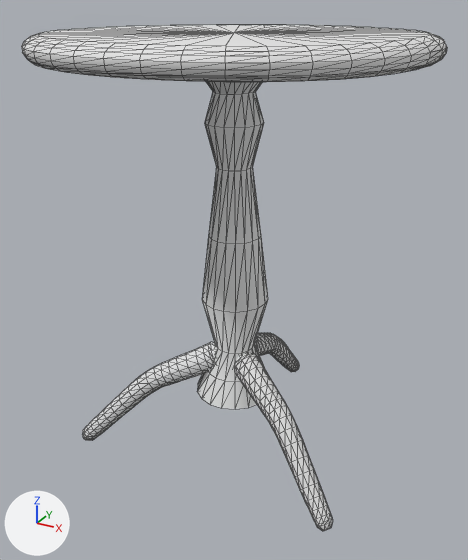
The glTF model assets/models/furniture/table_wine.glb, before and after one commit.
Before and after are seen from a 50 mm lens placed at (0.426, -0.775, 0.675), pointed at (0.006, -0.011, 0.292). The axes (+X, +Y, +Z) are drawn at lower left. The lights are the same throughout. The first picture is the older version. Mesh edges are drawn as thin lines. Vertices at exactly the same position are counted once.

In view in the first picture: 'wood'.
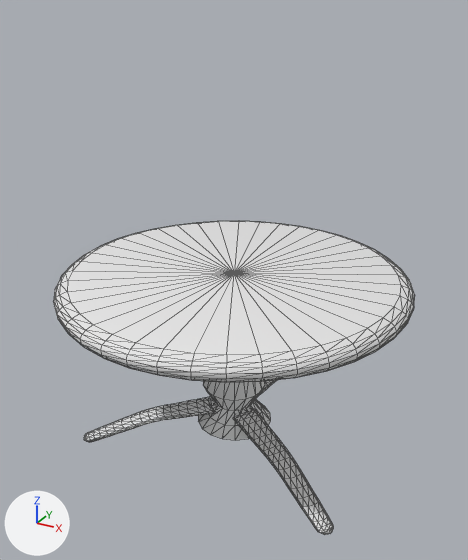
Edits to the scene script, one JSON object a line:
```json
{"block": "me_platte_001", "where": "# used by ob_wood; location = (0.0, 0.0, 0.0)"}
{"op": "remove", "block": "me_platte_001", "code": "me_platte_001.from_pydata(...)  # 1226 vertices, 2432 faces; spans x -0.259..0.262, y -0.262..0.26, z 0.002..0.633"}
{"op": "add", "block": "me_platte_001", "code": "me_platte_001.from_pydata(...)  # 1226 vertices, 2432 faces; spans x -0.259..0.26, y -0.262..0.259, z 0.001..0.3"}
{"block": "me_platte_001", "change": "me_platte_001 part 1: the loose piece of 402 vertices spanning x -0.259..0.262, y -0.262..0.26, z 0.599..0.633 is multiplied about its middle by the matrix ((0.998, 0.0, 0.003), (-0.001, 0.998, 0.004), (-0.002, 0.0, 0.99)), then moved by (-0.001, 0.0, -0.332)"}
{"block": "me_platte_001", "change": "me_platte_001 part 2: the loose piece of 220 vertices spanning x -0.02..0.022, y 0.013..0.25, z 0.002..0.18 is scaled about the mesh origin by (1, 1, 0.416)"}
{"block": "me_platte_001", "change": "me_platte_001 part 3: the loose piece of 220 vertices spanning x -0.217..-0.007, y -0.132..0.005, z 0.002..0.18 is scaled about its middle by (0.99, 0.991, 0.42), then moved by (0.0, 0.0, -0.052)"}
{"block": "me_platte_001", "change": "me_platte_001 part 4: the loose piece of 220 vertices spanning x 0.01..0.217, y -0.131..0.005, z 0.003..0.18 is scaled about the mesh origin by (1.01, 1, 0.423)"}
{"block": "me_platte_001", "change": "me_platte_001 part 5: 164 of 1226 vertices moved; they spanned x -0.059..0.06, y -0.06..0.059, z 0.099..0.599 and now span x -0.06..0.061, y -0.059..0.059, z 0.042..0.267; mean shift (-0.001, 0.0, -0.202); largest move (0.001, -0.002, 0.599) -> (0.0, -0.001, 0.267)"}
```

Where the change shows, as pixel boxes (x1, y1, x2, y2) in the pictures (468 x 560 px; the box of a moved part takes in the faces that stretch with it):
```json
{"object": "wood", "change": "reshaped", "before": [22, 25, 447, 531], "after": [53, 221, 415, 535], "on screen": "15% narrower, 38% shorter"}
{"part": 1, "of": "me_platte_001", "change": "moved or reshaped", "before": [22, 25, 447, 82], "after": [53, 221, 415, 382]}
{"part": 2, "of": "me_platte_001", "change": "moved or reshaped", "before": [255, 333, 299, 372], "after": [258, 380, 277, 396], "on screen": "mostly hidden afterwards"}
{"part": 3, "of": "me_platte_001", "change": "moved or reshaped", "before": [82, 342, 216, 441], "after": [84, 397, 216, 442]}
{"part": 4, "of": "me_platte_001", "change": "moved or reshaped", "before": [234, 353, 333, 531], "after": [233, 408, 333, 535]}
{"part": 5, "of": "me_platte_001", "change": "moved or reshaped", "before": [197, 81, 268, 409], "after": [198, 381, 271, 440]}
```
